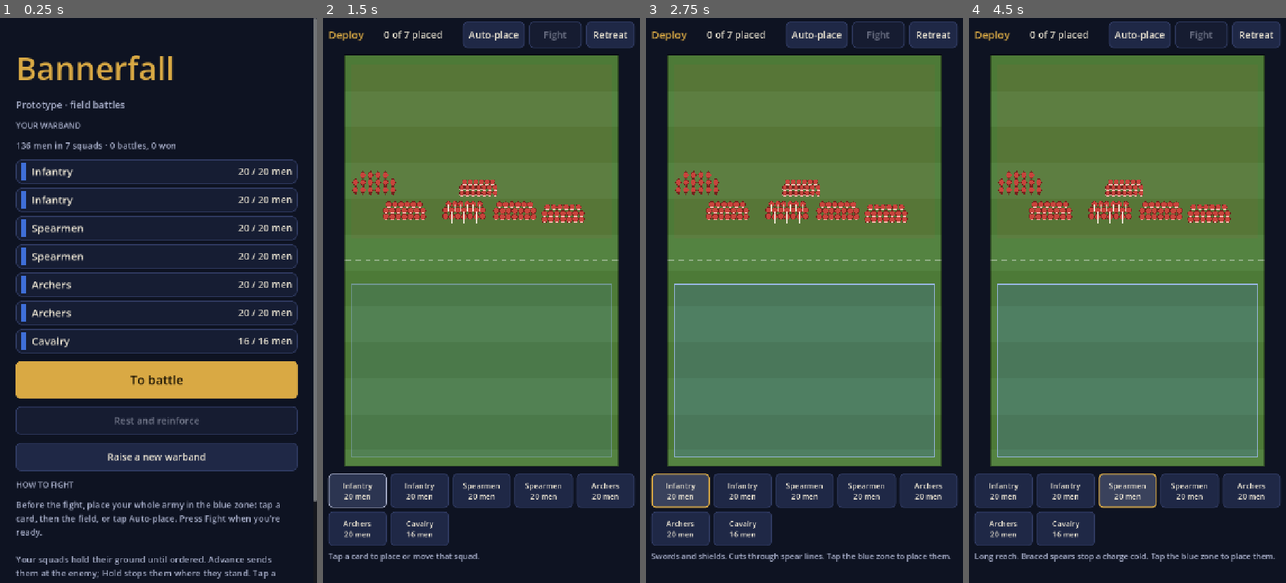
Above: before the commit, frames 1-4 (left to right).
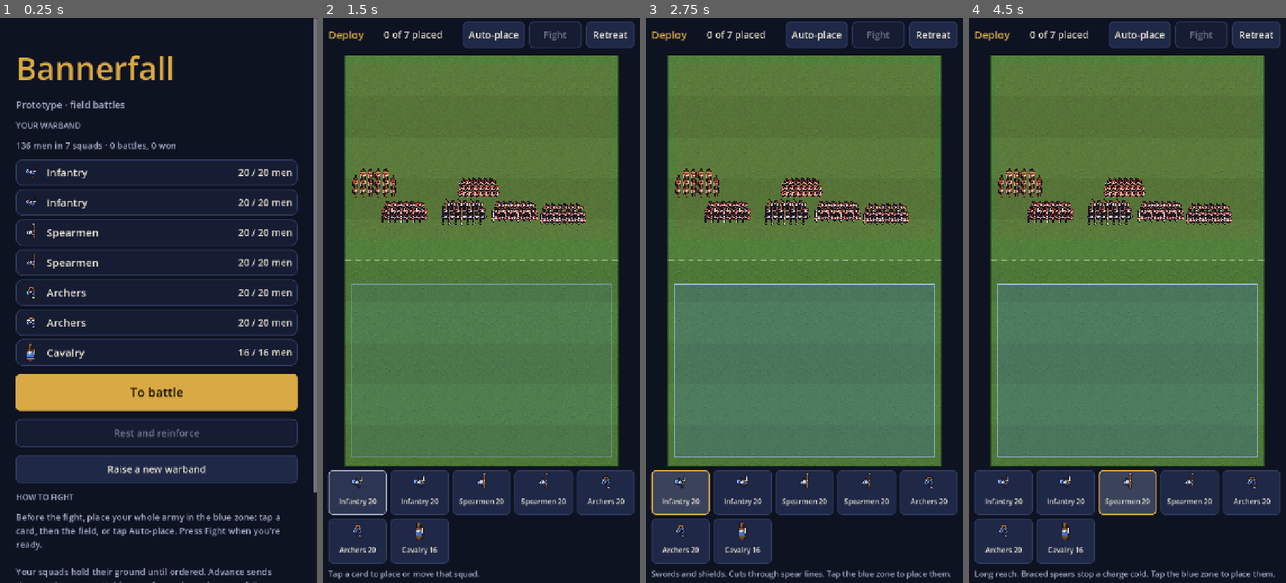
Above: after the commit, the same moments.

Repository: chanderson7/GamePtotype
Game: Godot game, scene res://scenes/main_menu.tscn
Same seed, same stepped clock (60 frames per second), same inputs: the game is played once before the commit and once after it.
Inputs (mouse positions are in pixels of both pictures, inside the frame that each line leads up to):
- Up to frame 1 (0.25 s): no input
- Up to frame 2 (1.5 s): click "To battle" at 0.5 s; click (357, 492) at 1.25 s, where only the run before the commit has a clickable "Infantry 20 men"
- Up to frame 3 (2.75 s): click (680, 492) at 2 s, where only the run after the commit has a clickable "Infantry 20"
- Up to frame 4 (4.5 s): click (1064, 492) at 2.75 s, where only the run before the commit has a clickable "Infantry 20 men"; click (1064, 492) at 3.5 s, where only the run after the commit has a clickable "Infantry 20"; click (1127, 492) at 4.25 s, where only the run before the commit has a clickable "Spearmen 20 men"

The runs differ from the first frame. In frame 1, 19% of the frame differs, in the area x 4-100%, y 25-100%; in frame 2, 7.5%; in frame 3, 8.2%; in frame 4, 8.1%.

Commit message:
Pixel-art troops, grass and unit portraits
- Original top-down pixel art for each troop type in both team colors:
  infantry with sword and round shield, spearmen with a long spear,
  hooded archers with a bow, and horsemen who couch a lance to charge.
  Two walk frames and a strike frame each, a white hit flash, fallen
  bodies (men and horses), pixel arrows, and a grass field.
- The art is drawn by tools/unit_sprites.py into palette-letter grids in
  scripts/art/sprite_data.gd; scripts/art/unit_art.gd turns those into
  textures at startup, so there is no image import step and it works in
  the editor, headless tests and exported builds alike.
- Men turn their sprites to face where they are going, step through the
  walk cycle as they move and show the strike pose when they hit.
- Deploy cards and the camp roster show a portrait of each squad's type.

Co-Authored-By: Claude Opus 5.5 <noreply@anthropic.com>
Claude-Session: https://claude.ai/code/session_01CX84cz5RjJhtiX69egMs76

Diff:
--- /dev/null
+++ b/scripts/art/sprite_data.gd
@@ -0,0 +1,367 @@
+## Generated by tools/unit_sprites.py; edit the tool, not this file.
+## Unit pixel art, top-down and facing up. Each sprite is a list of frames (walk,
+## walk, strike); each frame is rows of palette characters. T/t/L are team colors.
+extends RefCounted
+
+const PALETTE := {
+	"k": Color(0.102, 0.078, 0.125),
+	"s": Color(0.886, 0.698, 0.518),
+	"S": Color(0.690, 0.478, 0.329),
+	"m": Color(0.808, 0.831, 0.871),
+	"M": Color(0.486, 0.518, 0.580),
+	"w": Color(0.588, 0.384, 0.204),
+	"W": Color(0.384, 0.243, 0.125),
+	"h": Color(0.439, 0.275, 0.157),
+	"H": Color(0.298, 0.180, 0.102),
+	"g": Color(0.886, 0.698, 0.275),
+	"f": Color(0.925, 0.902, 0.839),
+	"r": Color(0.549, 0.361, 0.196),
+	"R": Color(0.384, 0.243, 0.133),
+	"n": Color(0.173, 0.118, 0.086),
+}
+
+const TEAMS := [
+	{"T": Color(0.251, 0.439, 0.847), "t": Color(0.133, 0.243, 0.533), "L": Color(0.588, 0.729, 1.000)},
+	{"T": Color(0.784, 0.267, 0.235), "t": Color(0.471, 0.133, 0.118), "L": Color(1.000, 0.659, 0.612)},
+]
+
+const SPRITES := {
+	"infantry": {
+		"pivot": Vector2(8.0, 8.5),
+		"frames": [
+			[
+				"...........kfk..",
+				"............k...",
+				"...........kmk..",
+				"......kk...kmk..",
+				"...kkkHHk..kmk..",
+				"..kLLTkkkkkkmk..",
+				".kLLTTkmmkTgggk.",
+				".kLTTkmfmMkTkk..",
+				".kTTgkmmMMkTsk..",
+				"..kTttkMMkTTk...",
+				"...kkktkkttk....",
+				".....kkkkkk.....",
+				"........kHHk....",
+				".........kk.....",
+				"................",
+				"................",
+			],
+			[
+				"...........kfk..",
+				"............k...",
+				"...........kmk..",
+				".........kkkmk..",
+				"...kkk..kHHkmk..",
+				"..kLLTkkkkkkmk..",
+				".kLLTTkmmkTgggk.",
+				".kLTTkmfmMkTkk..",
+				".kTTgkmmMMkTsk..",
+				"..kTttkMMkTTk...",
+				"...kkktkkttk....",
+				".....kkkkkk.....",
+				".....kHHk.......",
+				"......kk........",
+				"................",
+				"................",
+			],
+			[
+				"................",
+				"..............k.",
+				".............kfk",
+				"...kkk.k....kmk.",
+				"..kLLTkHk...kmk.",
+				".kLLTTTkkkkkmk..",
+				".kLTgTkmmkggmk..",
+				".kTTTkmfmMkTk...",
+				"..kTtkmmMMksTk..",
+				"...kkkkMMkTTk...",
+				"....kttkkttk....",
+				".....kkkkkk.....",
+				"........kHHk....",
+				".........kk.....",
+				"................",
+				"................",
+			],
+		],
+	},
+	"spearmen": {
+		"pivot": Vector2(8.0, 14.5),
+		"frames": [
+			[
+				"................",
+				"...........k....",
+				"..........kmk...",
+				"..........kmk...",
+				".........kMmMk..",
+				"..........kwk...",
+				"..........kwk...",
+				"..........kwk...",
+				"..........kwk...",
+				"......kk..kwk...",
+				".....kHHk.kwk...",
+				".....kkkkkkwk...",
+				"....kLkmmkTsk...",
+				"...kLkmfmMkwk...",
+				"..kLLkmmMMkwTk..",
+				"...kTTkMMkTwk...",
+				"....kttkktswk...",
+				".....kkkkkkwk...",
+				"........kHHwk...",
+				".........kkwk...",
+				"..........kWk...",
+				"...........k....",
+			],
+			[
+				"................",
+				"...........k....",
+				"..........kmk...",
+				"..........kmk...",
+				".........kMmMk..",
+				"..........kwk...",
+				"..........kwk...",
+				"..........kwk...",
+				"..........kwk...",
+				".........kkwk...",
+				"........kHHwk...",
+				".....kkkkkkwk...",
+				"....kLkmmkTsk...",
+				"...kLkmfmMkwk...",
+				"..kLLkmmMMkwTk..",
+				"...kTTkMMkTwk...",
+				"....kttkktswk...",
+				".....kkkkkkwk...",
+				".....kHHk.kwk...",
+				"......kk..kwk...",
+				"..........kWk...",
+				"...........k....",
+			],
+			[
+				".........kMmMk..",
+				"..........kkk...",
+				"..........kwk...",
+				"..........kwk...",
+				"..........kwk...",
+				"..........kwk...",
+				"..........kwk...",
+				"..........kwk...",
+				"..........kwk...",
+				"......kk..kwk...",
+				".....kHHk.kwk...",
+				".....kkkkkkwk...",
+				"....kLkmmkTsk...",
+				"...kLkmfmMkwk...",
+				"..kLLkmmMMkwTk..",
+				"...kTTkMMkTwk...",
+				"....kttkktsWk...",
+				".....kkkkkkk....",
+				"........kHHk....",
+				".........kk.....",
+				"................",
+				"................",
+			],
+		],
+	},
+	"archers": {
+		"pivot": Vector2(8.0, 9.5),
+		"frames": [
+			[
+				"................",
+				"................",
+				"......kkkkk.....",
+				".....kwwswwk....",
+				".....kwkkkwk....",
+				"....kwHHkkkwk...",
+				"...kfffkkffffk..",
+				"....kLkTTkTkk...",
+				"...kLkTTskkTk...",
+				"..kLLkTtkkkTTk..",
+				"...kTTkkkkTTk...",
+				"....kttkkttk....",
+				".....kkkkkkhk...",
+				"........kHHk....",
+				".........kffk...",
+				"..........kk....",
+			],
+			[
+				"................",
+				"................",
+				"......kkkkk.....",
+				".....kwwswwk....",
+				".....kwkkkwk....",
+				"....kwk.kHHwk...",
+				"...kfffkkffffk..",
+				"....kLkTTkTkk...",
+				"...kLkTTskkTk...",
+				"..kLLkTtkkkTTk..",
+				"...kTTkkkkTTk...",
+				"....kttkkttk....",
+				".....kkkkkkhk...",
+				".....kHHk.kk....",
+				"......kk.kffk...",
+				"..........kk....",
+			],
+			[
+				"................",
+				"........k.......",
+				"......kkmkk.....",
+				".....kwwswwk....",
+				".....kwkwkwk....",
+				"....kwHHwkkwk...",
+				"...kffkkkkkffk..",
+				"....kLkTTkfkk...",
+				"...kLkTTskkTk...",
+				"..kLLkTtkkkTTk..",
+				"...kTTkkkkTTk...",
+				"....kttkkttk....",
+				".....kkkkkkhk...",
+				"........kHHk....",
+				".........kffk...",
+				"..........kk....",
+			],
+		],
+	},
+	"cavalry": {
+		"pivot": Vector2(8.0, 14.0),
+		"frames": [
+			[
+				"................",
+				"......k.k.......",
+				".....kRkRk......",
+				".....krrrk......",
+				".....krrnk......",
+				".....krrnk......",
+				".....krrnkk.....",
+				".....kRRnknk....",
+				"....krRRnrnmk...",
+				"...knrrrnrkmk...",
+				"...knrrrrrkmk...",
+				"...krLmmmTrmk...",
+				"...kLLfmMTTmk...",
+				"...kTTmMMTTgk...",
+				"...kLtttttTsk...",
+				"...kLTTTTTTk....",
+				"...kTTTTTTTk....",
+				"...ktttttttk....",
+				"...kggggggggk...",
+				"....kRRRRRnk....",
+				"....kRRRRRnk....",
+				".....kRRRkk.....",
+				"......kknk......",
+				"......knk.......",
+				"......knk.......",
+				"......knk.......",
+			],
+			[
+				"................",
+				"......k.k.......",
+				".....kRkRk......",
+				".....krrrk......",
+				".....krrnk......",
+				".....krrnk......",
+				"....kkrrnk......",
+				"...knkRRnk.k....",
+				"...knrRRnrkmk...",
+				"....krrrnrnmk...",
+				"....krrrrrnmk...",
+				"...krLmmmTrmk...",
+				"...kLLfmMTTmk...",
+				"...kTTmMMTTgk...",
+				"...kLtttttTsk...",
+				"...kLTTTTTTk....",
+				"...kTTTTTTTk....",
+				"...ktttttttk....",
+				"...kggggggggk...",
+				"...knRRRRRkk....",
+				"...knRRRRRk.....",
+				"....kkRRRk......",
+				"......kknk......",
+				".......knk......",
+				".......knk......",
+				".......knk......",
+			],
+			[
+				"................",
+				"......k.k..k....",
+				".....kRkRkkmk...",
+				".....krrrkkmk...",
+				".....krrnkkwk...",
+				".....krrnkkwk...",
+				".....krrnkkwk...",
+				".....kRRnknwk...",
+				"....krRRnrnwk...",
+				"...knrrrnrkwk...",
+				"...knrrrrrkwk...",
+				"...krLmmmTrwk...",
+				"...kLLfmMTTwk...",
+				"...kTTmMMTTwk...",
+				"...kLtttttTsk...",
+				"...kLTTTTTTwk...",
+				"...kTTTTTTTwk...",
+				"...ktttttttk....",
+				"...kggggggggk...",
+				"....kRRRRRnk....",
+				"....kRRRRRnk....",
+				".....kRRRkk.....",
+				"......kknk......",
+				"......knk.......",
+				"......knk.......",
+				"......knk.......",
+			],
+		],
+	},
+	"corpse": {
+		"pivot": Vector2(7.0, 5.0),
+		"frames": [
+			[
+				"............k.",
+				"..........kkMk",
+				"..k.kkkkkkMMk.",
+				".kMktttttMkk..",
+				"kMMMtttttttkk.",
+				"kMMMtttttttHHk",
+				".kMkttttttkkk.",
+				"..k.kkkkkkkHHk",
+				"...........kk.",
+				"..............",
+			],
+		],
+	},
+	"corpse_horse": {
+		"pivot": Vector2(11.0, 7.0),
+		"frames": [
+			[
+				"......................",
+				"......................",
+				"......................",
+				"..kkkkkkkkkkkkkk......",
+				".kRRRRRRRRttttRRkk....",
+				"kRRRRRRRRttttttRRRk...",
+				".kRRRRRRRttttttRRRk...",
+				"..kkRRRRRRttttRRRRk...",
+				"...kRRRRRRRRRRRRRRk...",
+				"....kknnnnnnnnnnkk....",
+				".....knkkkkkknkk......",
+				"......knk....knk......",
+				".......knk....knk.....",
+				"........k......k......",
+			],
+		],
+	},
+	"arrow": {
+		"pivot": Vector2(1.5, 4.5),
+		"frames": [
+			[
+				".m.",
+				"MmM",
+				".w.",
+				".w.",
+				".w.",
+				".w.",
+				".w.",
+				".w.",
+				"fff",
+			],
+		],
+	},
+}
--- /dev/null
+++ b/scripts/art/unit_art.gd
@@ -0,0 +1,104 @@
+## Turns the pixel grids in sprite_data.gd into textures, once, and hands them out.
+## Built in code rather than imported from PNGs, so the art works the same in the
+## editor, in headless tests and in an exported build with no import step.
+extends RefCounted
+
+const Data = preload("res://scripts/art/sprite_data.gd")
+
+## Arena units per sprite pixel. Foot soldiers come out a little wider than the room
+## they take up in the sim, so formations read as solid blocks.
+const FOOT_PIXEL := 2.1
+const HORSE_PIXEL := 1.8
+## Grass is drawn chunkier than the men, so it stays in the background.
+const GRASS_PIXEL := 3.0
+## Card and roster icons: frame 0 cropped to a square around the body, scaled up.
+const ICON_SIZE := 20
+const ICON_SCALE := 2
+
+static var _cache := {}
+
+
+## Frame `index` (0 and 1 walk, 2 strike) of a troop type in a team's colors.
+static func frame(type: String, team: int, index: int) -> Texture2D:
+	var key := "%s/%d/%d" % [type, team, index]
+	if not _cache.has(key):
+		_cache[key] = ImageTexture.create_from_image(_image(type, team, index))
+	return _cache[key]
+
+
+## A white silhouette of the same frame, drawn over a man for a moment when he's hit.
+static func flash(type: String, index: int) -> Texture2D:
+	var key := "%s/flash/%d" % [type, index]
+	if not _cache.has(key):
+		var img := _image(type, 0, index)
+		for y in img.get_height():
+			for x in img.get_width():
+				if img.get_pixel(x, y).a > 0.0:
+					img.set_pixel(x, y, Color.WHITE)
+		_cache[key] = ImageTexture.create_from_image(img)
+	return _cache[key]
+
+
+## Where the man stands in his sprite, in sprite pixels.
+static func pivot(type: String) -> Vector2:
+	return Data.SPRITES[type]["pivot"]
+
+
+static func pixel_size(type: String) -> float:
+	return HORSE_PIXEL if type == "cavalry" or type == "corpse_horse" else FOOT_PIXEL
+
+
+## A square portrait of the troop type for cards and the camp roster.
+static func icon(type: String, team: int = 0) -> Texture2D:
+	var key := "%s/icon/%d" % [type, team]
+	if not _cache.has(key):
+		var src := _image(type, team, 0)
+		var p := pivot(type)
+		var img := Image.create_empty(ICON_SIZE, ICON_SIZE, false, Image.FORMAT_RGBA8)
+		var ox := int(p.x) - ICON_SIZE / 2
+		var oy := int(p.y) - ICON_SIZE / 2 - (2 if type == "cavalry" else 0)
+		img.blit_rect(src, Rect2i(ox, oy, ICON_SIZE, ICON_SIZE), Vector2i.ZERO)
+		img.resize(ICON_SIZE * ICON_SCALE, ICON_SIZE * ICON_SCALE, Image.INTERPOLATE_NEAREST)
+		_cache[key] = ImageTexture.create_from_image(img)
+	return _cache[key]
+
+
+## A tile of pixel-art grass: a quiet green with darker tufts.
+static func grass() -> Texture2D:
+	if not _cache.has("grass"):
+		var size := 48
+		var img := Image.create_empty(size, size, false, Image.FORMAT_RGBA8)
+		var rng := RandomNumberGenerator.new()
+		rng.seed = 7
+		var base := Color(0.322, 0.502, 0.235)
+		for y in size:
+			for x in size:
+				var v := rng.randf_range(-0.018, 0.018)
+				img.set_pixel(x, y, Color(base.r + v, base.g + v * 1.4, base.b + v * 0.6))
+		for i in 14:
+			var x := rng.randi_range(0, size - 1)
+			var y := rng.randi_range(0, size - 1)
+			var tuft := Color(0.278, 0.447, 0.204)
+			img.set_pixel(x, y, tuft)
+			img.set_pixel((x + 1) % size, y, tuft)
+			img.set_pixel(x, (y + size - 1) % size, Color(0.373, 0.565, 0.267))
+		_cache["grass"] = ImageTexture.create_from_image(img)
+	return _cache["grass"]
+
+
+static func _image(type: String, team: int, index: int) -> Image:
+	var spr: Dictionary = Data.SPRITES[type]
+	var frames: Array = spr["frames"]
+	var rows: Array = frames[mini(index, frames.size() - 1)]
+	var colors: Dictionary = Data.PALETTE.duplicate()
+	colors.merge(Data.TEAMS[clampi(team, 0, 1)], true)
+	var h := rows.size()
+	var w := String(rows[0]).length()
+	var img := Image.create_empty(w, h, false, Image.FORMAT_RGBA8)
+	for y in h:
+		var row := String(rows[y])
+		for x in w:
+			var ch := row[x]
+			if ch != ".":
+				img.set_pixel(x, y, colors[ch])
+	return img
--- a/scripts/battle/battle_screen.gd
+++ b/scripts/battle/battle_screen.gd
@@ -14,13 +14,11 @@
 const Commander = preload("res://scripts/battle/commander_ai.gd")
 const Troops = preload("res://scripts/data/troops.gd")
 const Style = preload("res://scripts/ui/style.gd")
+const Art = preload("res://scripts/art/unit_art.gd")
 
 const TOP_BAR := 76.0
 const BOTTOM_PANEL := 256.0
 const CARD_COLUMNS := 5
-const ARROW_COLOR := Color("f4efe1")
-## Men are drawn bigger than their collision size so they read on a phone screen.
-const BODY_SCALE := 1.35
 const ORDER_WORDS := {"hold": "holding", "advance": "advancing", "attack": "attacking", "move": "marching"}
 
 var sim: Sim
@@ -64,6 +62,9 @@
 
 func _ready() -> void:
 	font = ThemeDB.fallback_font
+	# Pixel art: hard edges, and the grass tile repeats.
+	texture_filter = CanvasItem.TEXTURE_FILTER_NEAREST
+	texture_repeat = CanvasItem.TEXTURE_REPEAT_ENABLED
 	# `-- --autoplay` lets the computer fight both sides (used for headless smoke tests).
 	autoplay = OS.get_cmdline_user_args().has("--autoplay")
 	sim = Sim.new()
@@ -209,7 +210,9 @@
 		return
 	selected_id = e["roster_id"]
 	var placed: bool = sim.placed_squad(Sim.PLAYER, selected_id) != null
-	_hint("%s %s" % [Troops.stats(e["type"])["blurb"],
+	var level: int = e["level"]
+	var veteran := "Level %d veterans. " % level if level > 1 else ""
+	_hint("%s%s %s" % [veteran, Troops.stats(e["type"])["blurb"],
 		"Tap the field to move them." if placed else "Tap the blue zone to place them."])
 
 
@@ -422,12 +425,16 @@
 	deploy_box.add_theme_constant_override("h_separation", 8)
 	deploy_box.add_theme_constant_override("v_separation", 8)
 	col.add_child(deploy_box)
-	var card_height := 78.0 if _cards.size() <= CARD_COLUMNS * 2 else 52.0
+	var roomy := _cards.size() <= CARD_COLUMNS * 2
 	for i in _cards.size():
-		var b := _button("", Vector2(0, card_height), _on_card.bind(i))
+		var b := _button("", Vector2(0, 84.0 if roomy else 52.0), _on_card.bind(i))
 		b.size_flags_horizontal = Control.SIZE_EXPAND_FILL
-		b.add_theme_font_size_override("font_size", 17)
+		b.add_theme_font_size_override("font_size", 16)
 		b.clip_text = true
+		if roomy:
+			b.icon = Art.icon(_cards[i]["type"], Sim.PLAYER)
+			b.icon_alignment = HORIZONTAL_ALIGNMENT_CENTER
+			b.vertical_icon_alignment = VERTICAL_ALIGNMENT_TOP
 		deploy_box.add_child(b)
 		card_buttons.append(b)
 
@@ -523,7 +530,7 @@
 		var b: Button = card_buttons[i]
 		var e: Dictionary = _cards[i]
 		var level: int = e["level"]
-		b.text = "%s\n%d men%s" % [_name(e["type"]), e["men"], "" if level <= 1 else " · Lv%d" % level]
+		b.text = "%s %d%s" % [_name(e["type"]), e["men"], "" if level <= 1 else " L%d" % level]
 		var picked: bool = e["roster_id"] == selected_id
 		var placed: bool = sim.placed_squad(Sim.PLAYER, e["roster_id"]) != null
 		var style: StyleBox = _card_styles["normal"]
@@ -536,6 +543,9 @@
 		var ink := Style.MUTED if placed and not picked else Style.TEXT
 		b.add_theme_color_override("font_color", ink)
 		b.add_theme_color_override("font_hover_color", ink)
+		var faded := Color(1, 1, 1, 0.45) if placed and not picked else Color.WHITE
+		b.add_theme_color_override("icon_normal_color", faded)
+		b.add_theme_color_override("icon_hover_color", faded)
 
 
 func _refresh_battle() -> void:
@@ -582,33 +592,46 @@
 func _draw() -> void:
 	if sim == null:
 		return
+	_draw_field()
 	draw_set_transform(field_origin, 0.0, Vector2(field_scale, field_scale))
-	_draw_field()
+	_draw_zones()
 	for c in sim.corpses:
-		var dark := Style.PLAYER_DARK if c["team"] == Sim.PLAYER else Style.ENEMY_DARK
-		draw_circle(c["pos"], 5.0, Color(dark, 0.5))
+		var horse: bool = c.get("type", "") == Troops.CAVALRY
+		var p: Vector2 = c["pos"]
+		# A steady, random-looking angle per body, so the dead don't spin between frames.
+		var angle := fposmod(p.x * 12.9898 + p.y * 78.233, TAU)
+		_sprite("corpse_horse" if horse else "corpse", c["team"], 0, p, angle, Color(1, 1, 1, 0.8))
+	draw_set_transform(field_origin, 0.0, Vector2(field_scale, field_scale))
 	_draw_orders()
 	for sq in sim.squads:
 		_draw_men(sq)
 	for p in sim.projectiles:
 		var to: Vector2 = p.aim - p.pos
 		if to.length() > 0.01:
-			draw_line(p.pos, p.pos - to.normalized() * 11.0, ARROW_COLOR, 2.0)
+			_sprite("arrow", 0, 0, p.pos, to.angle() + PI * 0.5)
+	draw_set_transform(field_origin, 0.0, Vector2(field_scale, field_scale))
 	_draw_floaters()
 	draw_set_transform(Vector2.ZERO, 0.0, Vector2.ONE)
 
 
+## Pixel-art grass, with faint mown bands so distances still read at a glance.
 func _draw_field() -> void:
-	var w := Sim.ARENA.x
-	var h := Sim.ARENA.y
-	var band := 110.0
+	var px := Art.GRASS_PIXEL
+	draw_set_transform(field_origin, 0.0, Vector2(field_scale * px, field_scale * px))
+	draw_texture_rect(Art.grass(), Rect2(Vector2.ZERO, Sim.ARENA / px), true)
+	draw_set_transform(field_origin, 0.0, Vector2(field_scale, field_scale))
+	var band := 126.0
 	var y := 0.0
 	var i := 0
-	while y < h:
-		draw_rect(Rect2(0.0, y, w, minf(band, h - y)), Style.FIELD_A if i % 2 == 0 else Style.FIELD_B)
+	while y < Sim.ARENA.y:
+		if i % 2 == 1:
+			draw_rect(Rect2(0.0, y, Sim.ARENA.x, minf(band, Sim.ARENA.y - y)), Color(0, 0, 0, 0.06))
 		y += band
 		i += 1
-	draw_dashed_line(Vector2(0.0, Sim.MID_Y), Vector2(w, Sim.MID_Y), Color(1, 1, 1, 0.35), 3.0, 14.0)
+
+
+func _draw_zones() -> void:
+	draw_dashed_line(Vector2(0.0, Sim.MID_Y), Vector2(Sim.ARENA.x, Sim.MID_Y), Color(1, 1, 1, 0.35), 3.0, 14.0)
 	if sim.phase == Sim.PHASE_DEPLOY and sim.winner == -1:
 		var zone := sim.deploy_zone(Sim.PLAYER)
 		var picking := selected_id != -1
@@ -616,6 +639,13 @@
 		draw_rect(zone, Color(Style.PLAYER_LIGHT, 0.85 if picking else 0.4), false, 3.0)
 		draw_rect(sim.deploy_zone(Sim.ENEMY), Color(Style.ENEMY, 0.08))
 	draw_rect(Rect2(Vector2.ZERO, Sim.ARENA), Color(0, 0, 0, 0.4), false, 4.0)
+
+
+## Draw sprite `name` with its pivot at arena point `at`, turned by `angle` (0 = facing up).
+func _sprite(name: String, team: int, index: int, at: Vector2, angle: float, tint: Color = Color.WHITE) -> void:
+	var s := field_scale * Art.pixel_size(name)
+	draw_set_transform(field_origin + at * field_scale, angle, Vector2(s, s))
+	draw_texture(Art.frame(name, team, index), -Art.pivot(name), tint)
 
 
 func _draw_orders() -> void:
@@ -642,35 +672,23 @@
 
 func _draw_men(sq) -> void:
 	var mine: bool = sq.team == Sim.PLAYER
-	var col := Style.PLAYER if mine else Style.ENEMY
-	var dark := Style.PLAYER_DARK if mine else Style.ENEMY_DARK
-	var light := Style.PLAYER_LIGHT if mine else Style.ENEMY_LIGHT
-	if sq.routing:
-		col = col.lerp(Color(0.8, 0.8, 0.8), 0.55)
-	var r: float = float(sq.stats["radius"]) * BODY_SCALE
+	var type: String = sq.type
+	var tint := Color(0.72, 0.72, 0.72, 0.9) if sq.routing else Color.WHITE
 	var selected: bool = sq == selected_squad or (mine and sim.phase == Sim.PHASE_DEPLOY and sq.roster_id == selected_id)
+	if selected:
+		draw_set_transform(field_origin, 0.0, Vector2(field_scale, field_scale))
+		var r: float = float(sq.stats["radius"]) + 4.0
+		for so in sq.soldiers:
+			if so.alive:
+				draw_arc(so.pos, r, 0.0, TAU, 14, Style.BRASS, 2.5)
 	for so in sq.soldiers:
 		if not so.alive:
 			continue
-		var p: Vector2 = so.pos
-		var f: Vector2 = so.facing
-		var side := Vector2(-f.y, f.x)
-		var c := col.lerp(Color.WHITE, float(so.flash) * 0.7)
-		if sq.type == Troops.CAVALRY:
-			var body := PackedVector2Array([p + f * (r + 5.0), p + side * (r * 0.75), p - f * (r + 3.0), p - side * (r * 0.75)])
-			draw_colored_polygon(body, dark)
-			draw_circle(p, r * 0.62, c)
-		else:
-			draw_circle(p, r, dark)
-			draw_circle(p, r - 1.6, c)
-		if sq.type == Troops.SPEARMEN:
-			draw_line(p + f * 2.0, p + f * (r + 13.0), Style.TEXT, 2.0)
-		elif sq.type == Troops.INFANTRY:
-			draw_line(p + f * (r - 1.0) + side * 4.5, p + f * (r - 1.0) - side * 4.5, light, 3.0)
-		elif sq.type == Troops.ARCHERS:
-			draw_arc(p, r + 1.5, f.angle() - 0.9, f.angle() + 0.9, 8, light, 2.0)
-		if selected:
-			draw_arc(p, r + 3.5, 0.0, TAU, 16, Style.BRASS, 2.0)
+		var index := 2 if so.swing > 0.0 else int(so.stride / 7.0) % 2
+		var angle: float = so.facing.angle() + PI * 0.5
+		_sprite(type, sq.team, index, so.pos, angle, tint)
+		if so.flash > 0.05:
+			draw_texture(Art.flash(type, index), -Art.pivot(type), Color(1, 1, 1, so.flash * 0.8))
 
 
 func _draw_floaters() -> void:
--- a/scripts/battle/battle_sim.gd
+++ b/scripts/battle/battle_sim.gd
@@ -64,6 +64,10 @@
 	var runup := 0.0
 	var slot := Vector2.ZERO
 	var push := Vector2.ZERO
+	# For the screen only: distance walked (drives the walk cycle) and time left on the
+	# strike pose.
+	var stride := 0.0
+	var swing := 0.0
 
 
 class Squad:
@@ -676,6 +680,7 @@
 func _update_soldier(so, sq, dt: float) -> void:
 	so.cooldown = maxf(0.0, so.cooldown - dt)
 	so.flash = maxf(0.0, so.flash - dt * 5.0)
+	so.swing = maxf(0.0, so.swing - dt)
 	so.runup = maxf(0.0, so.runup - 30.0 * dt)
 	var speed: float = sq.speed
 
@@ -710,6 +715,7 @@
 			so.runup += moved # only a real run-up counts toward a charge, not shuffling in the melee
 	elif so.cooldown <= 0.0:
 		_strike(so, sq, so.target, gap)
+		so.swing = 0.3
 		so.cooldown = sq.cooldown * rng.randf_range(0.85, 1.15)
 		so.runup = 0.0
 
@@ -717,7 +723,9 @@
 func _walk(so, dest: Vector2, speed: float, dt: float) -> float:
 	var before: Vector2 = so.pos
 	so.pos = before.move_toward(dest, speed * dt)
-	return before.distance_to(so.pos)
+	var moved := before.distance_to(so.pos)
+	so.stride += moved
+	return moved
 
 
 func _target_ok(so, sq) -> bool:
@@ -822,7 +830,7 @@
 		vs.morale -= 100.0 / float(vs.start_men) * 0.8 + 2.0
 		if attacker != null:
 			attacker.kills += 1
-		corpses.append({"pos": victim.pos, "team": vs.team})
+		corpses.append({"pos": victim.pos, "team": vs.team, "type": vs.type})
 		if corpses.size() > MAX_CORPSES:
 			corpses.pop_front()
 
--- a/scripts/menu/main_menu.gd
+++ b/scripts/menu/main_menu.gd
@@ -4,6 +4,7 @@
 
 const Troops = preload("res://scripts/data/troops.gd")
 const Style = preload("res://scripts/ui/style.gd")
+const Art = preload("res://scripts/art/unit_art.gd")
 
 var _reset_armed := 0.0
 
@@ -111,10 +112,12 @@
 	var row := HBoxContainer.new()
 	row.add_theme_constant_override("separation", 14)
 	panel.add_child(row)
-	var chip := ColorRect.new()
-	chip.color = Style.PLAYER
-	chip.custom_minimum_size = Vector2(10, 40)
-	row.add_child(chip)
+	var portrait := TextureRect.new()
+	portrait.texture = Art.icon(type)
+	portrait.texture_filter = CanvasItem.TEXTURE_FILTER_NEAREST
+	portrait.stretch_mode = TextureRect.STRETCH_KEEP_CENTERED
+	portrait.custom_minimum_size = Vector2(44, 44)
+	row.add_child(portrait)
 	var name_label := Style.label(Troops.display_name(type), 24)
 	name_label.size_flags_horizontal = Control.SIZE_EXPAND_FILL
 	row.add_child(name_label)
Not shown, changed: README.md
Not shown, added: tools/unit_sprites.py
